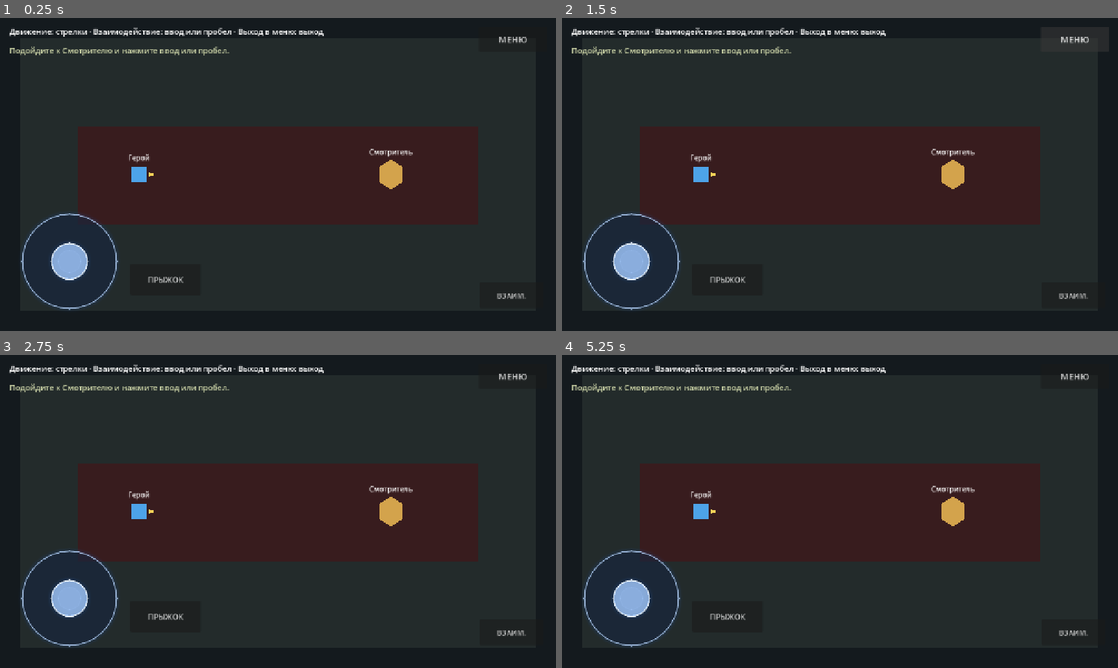
Above: before the commit, frames 1-4 (two rows, left to right).
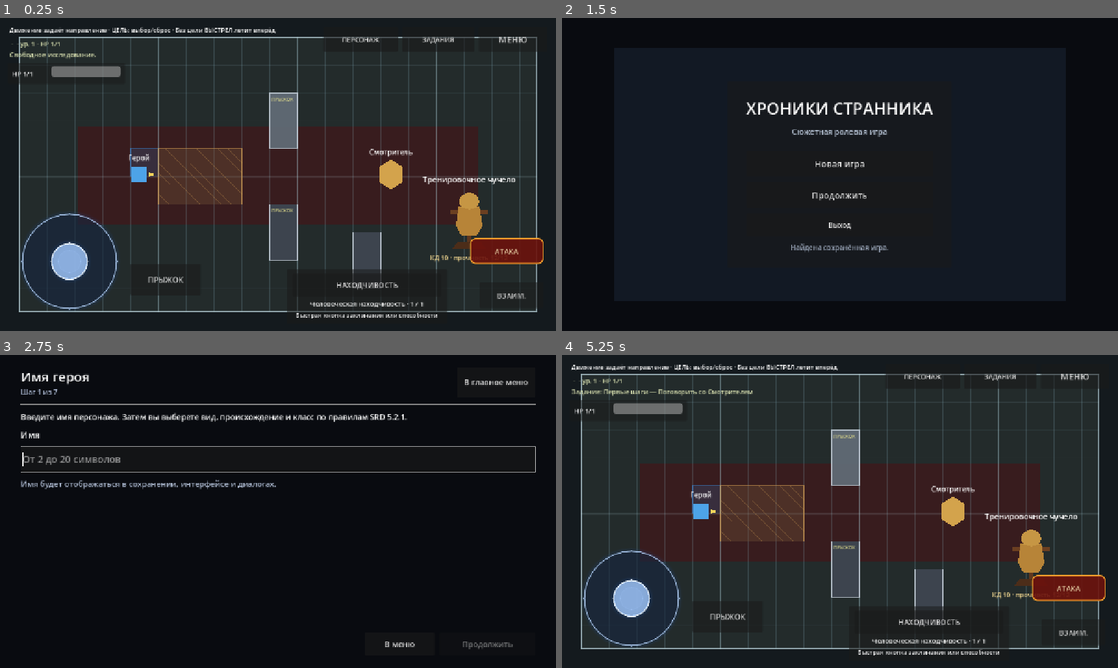
Above: after the commit, the same moments.

Repository: eretenkodaniil16-rgb/rpg-project
Game: Godot game, scene res://scenes/game/game.tscn
Two runs of this game, one before a commit and one after it. Both use one fixed random seed, a clock stepped at 60 frames per second and the inputs below. This scene is started directly instead of the project's main scene.
Inputs (mouse positions are in pixels of both pictures, inside the frame that each line leads up to):
- Up to frame 1 (0.25 s): no input
- Up to frame 2 (1.5 s): click "ВЗАИМ." at 0.5 s; click "МЕНЮ" at 1.25 s
- Up to frame 3 (2.75 s): click (278, 502) at 2 s, where only the run after the commit has a clickable "Новая игра"
- Up to frame 4 (5.25 s): click (1056, 383) at 2.75 s, where only the run after the commit has a clickable "В главное меню"; click (840, 502) at 3.5 s, where only the run after the commit has a clickable "Новая игра"; click (962, 642) at 4.25 s, where only the run after the commit has a clickable "В меню"; click (840, 533) at 5 s, where only the run after the commit has a clickable "Продолжить"

The runs differ from the first frame. In frame 1, 12% of the frame differs, in the area x 1-98%, y 2-96%; in frame 2, 41%; in frame 3, 73%, in the area x 1-97%, y 2-94%; in frame 4, 12%.
Error before the commit: Parse Error: Could not resolve class "res://scripts/game/game_presented_rolls.gd". (res://scripts/game/game_final_v017.gd:1)

Commit message:
fix: keep damage concentration sync synchronous

Diff:
--- a/scripts/game/game_target_free_attacks.gd
+++ b/scripts/game/game_target_free_attacks.gd
@@ -49,7 +49,7 @@
 
 
 func apply_damage_to_player(amount: int, damage_type: String, critical_hit: bool = false, source: Node = null) -> Dictionary:
-	var result: Dictionary = await super.apply_damage_to_player(amount, damage_type, critical_hit, source)
+	var result: Dictionary = super.apply_damage_to_player(amount, damage_type, critical_hit, source)
 	if _player_combat_state.concentrating_on.is_empty():
 		_spellcasting_sync.end_concentration(GameState.player_character)
 	return result
